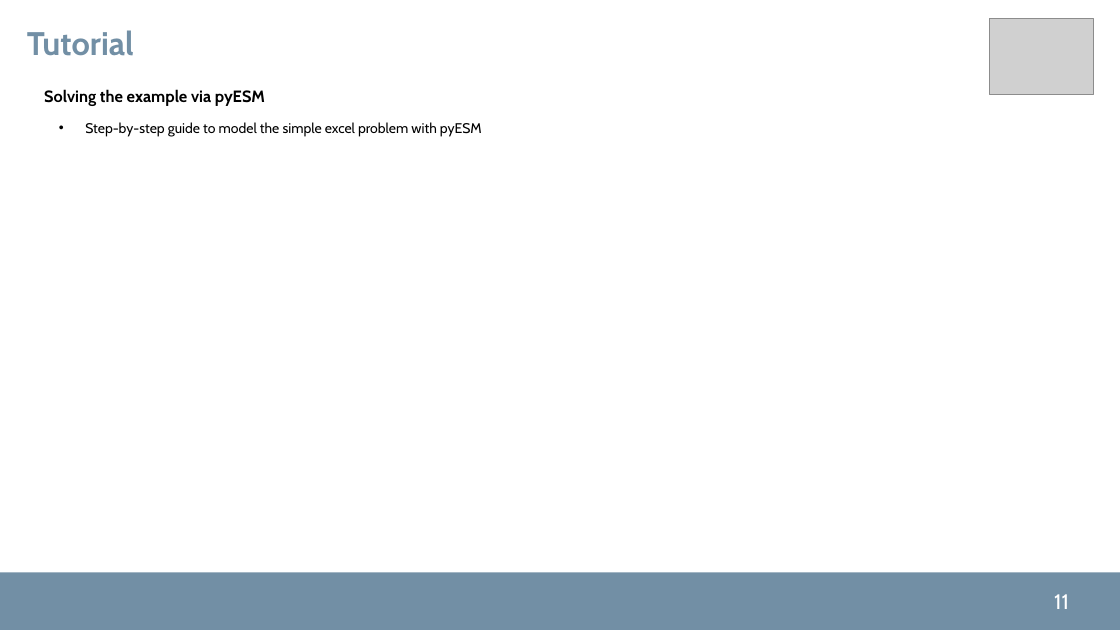
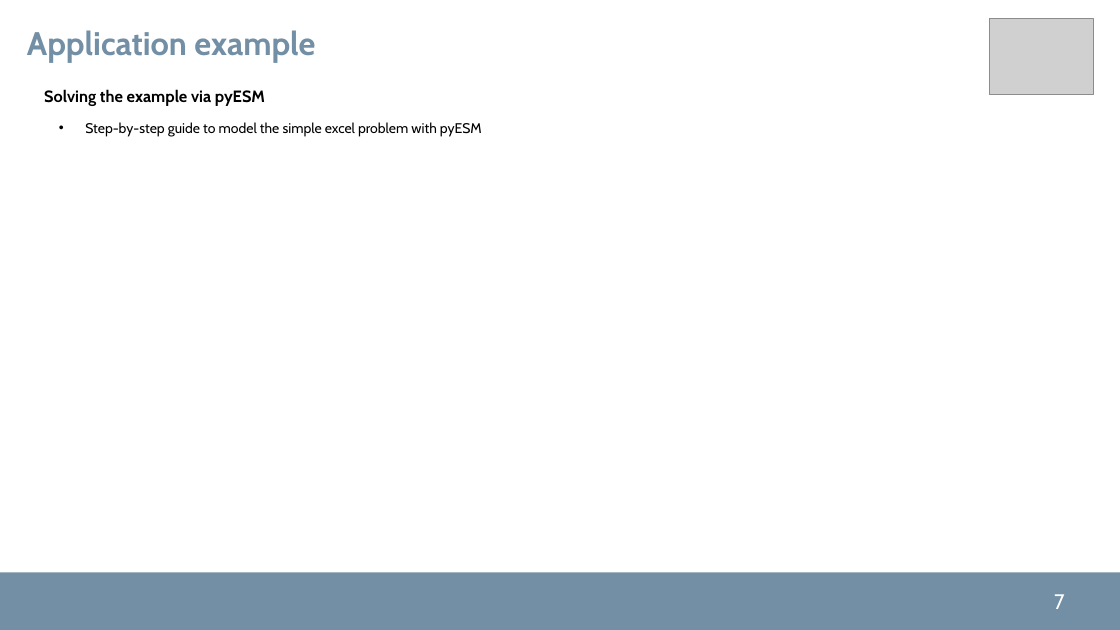
Before and after one commit to pyESM-project/pyesm, a slide deck: slide 7 of doc/pyesm.pptx (slide 11 before the commit). Drawn at 1120x630 pixels with LibreOffice and Linux fonts; fonts in the diff are those of the drawing; grey boxes stand for pictures; background and template pictures are left out. Boxes give left, top, right and bottom in pixels: in the first picture for what was removed or moved away, otherwise in the second. Text is boxed around its words. In the diff, an @@ line names an element or a change of style, - is before the commit and + after.

```diff
--- a/doc/pyesm.pptx
+++ b/doc/pyesm.pptx
@@ text at [27,30,315,63]: text changed @@
-Tutorial
+Application example
@@ page number at [1054,594,1065,609]: text changed @@
-11
+7
```
Also in this commit, not shown: 6 other slides changed, 1 slide added.
